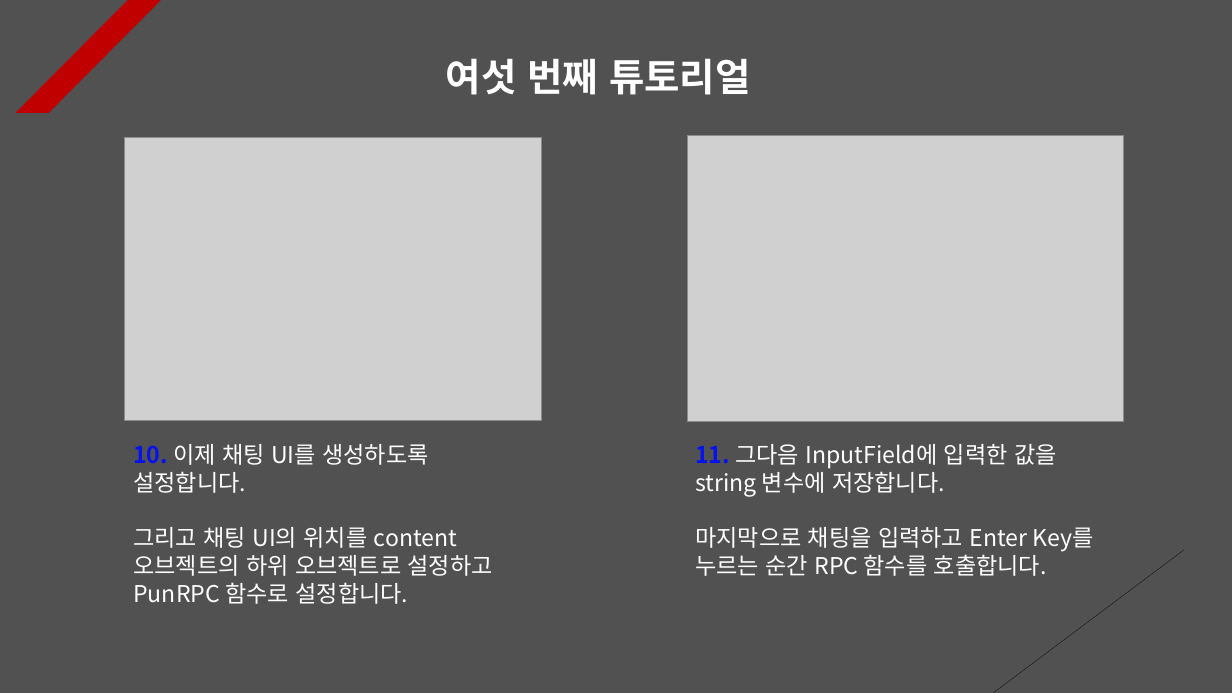
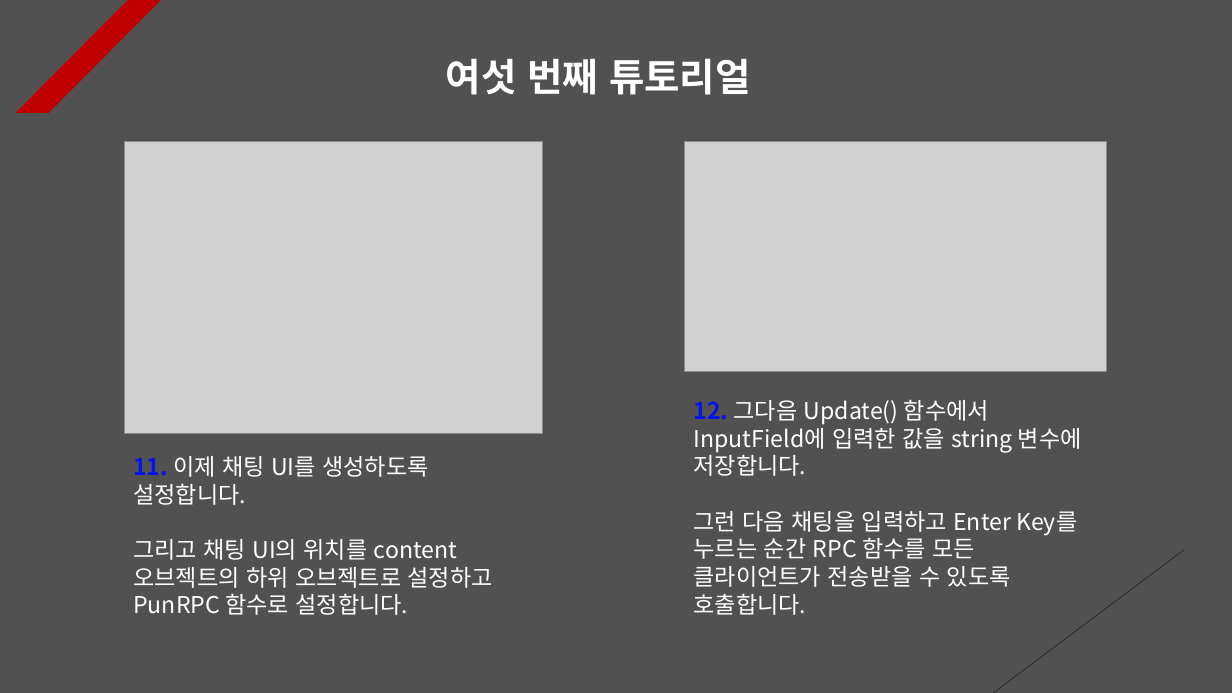
Before and after one commit to Unity2033/3D-UnityEngine, a slide deck: slide 7 of Assets/Class/Photon Server/PPT Data/Photon RPC.pptx. Drawn at 1232x693 pixels with LibreOffice and Linux fonts; fonts in the diff are those of the drawing; grey boxes stand for pictures. Boxes give left, top, right and bottom in pixels: in the first picture for what was removed or moved away, otherwise in the second. Text is boxed around its words. In the diff, an @@ line names an element or a change of style, - is before the commit and + after.

```diff
--- a/Assets/Class/Photon Server/PPT Data/Photon RPC.pptx
+++ b/Assets/Class/Photon Server/PPT Data/Photon RPC.pptx
@@ picture resized from (x1=125, y1=137, x2=542, y2=421) to (x1=125, y1=142, x2=543, y2=434) @@
@@ picture resized from (x1=688, y1=135, x2=1124, y2=421) to (x1=685, y1=142, x2=1106, y2=372) @@
@@ text at (x1=694, y1=399, x2=1082, y2=615): text changed @@
-11. 그다음 InputField에 입력한 값을 string 변수에 저장합니다.
-마지막으로 채팅을 입력하고 Enter Key를 누르는 순간 RPC 함수를 호출합니다.
+12. 그다음 Update() 함수에서 InputField에 입력한 값을 string 변수에 저장합니다.
+그런 다음 채팅을 입력하고 Enter Key를 누르는 순간 RPC 함수를 모든 클라이언트가 전송받을 수 있도록 호출합니다.
@@ text "11. 이제 채팅 UI를 생성하도록 ..." moved from (x1=133, y1=444, x2=493, y2=604) to (x1=133, y1=456, x2=493, y2=615) @@
@@ text at (x1=133, y1=456, x2=428, y2=505): text changed @@
-10. 이제 채팅 UI를 생성하도록 설정합니다.
+11. 이제 채팅 UI를 생성하도록 설정합니다.
```
Also in this commit, not shown: 7 other slides changed, 7 slides added, 8 other files.
